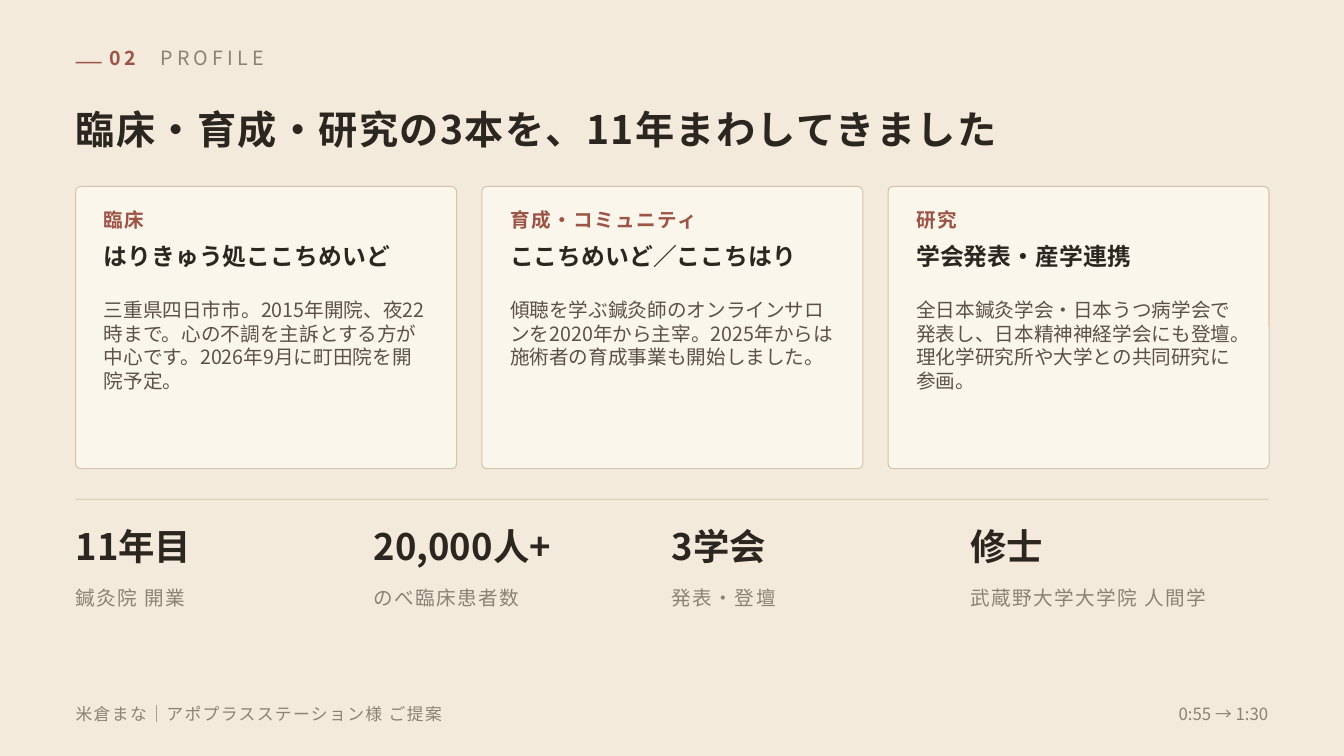
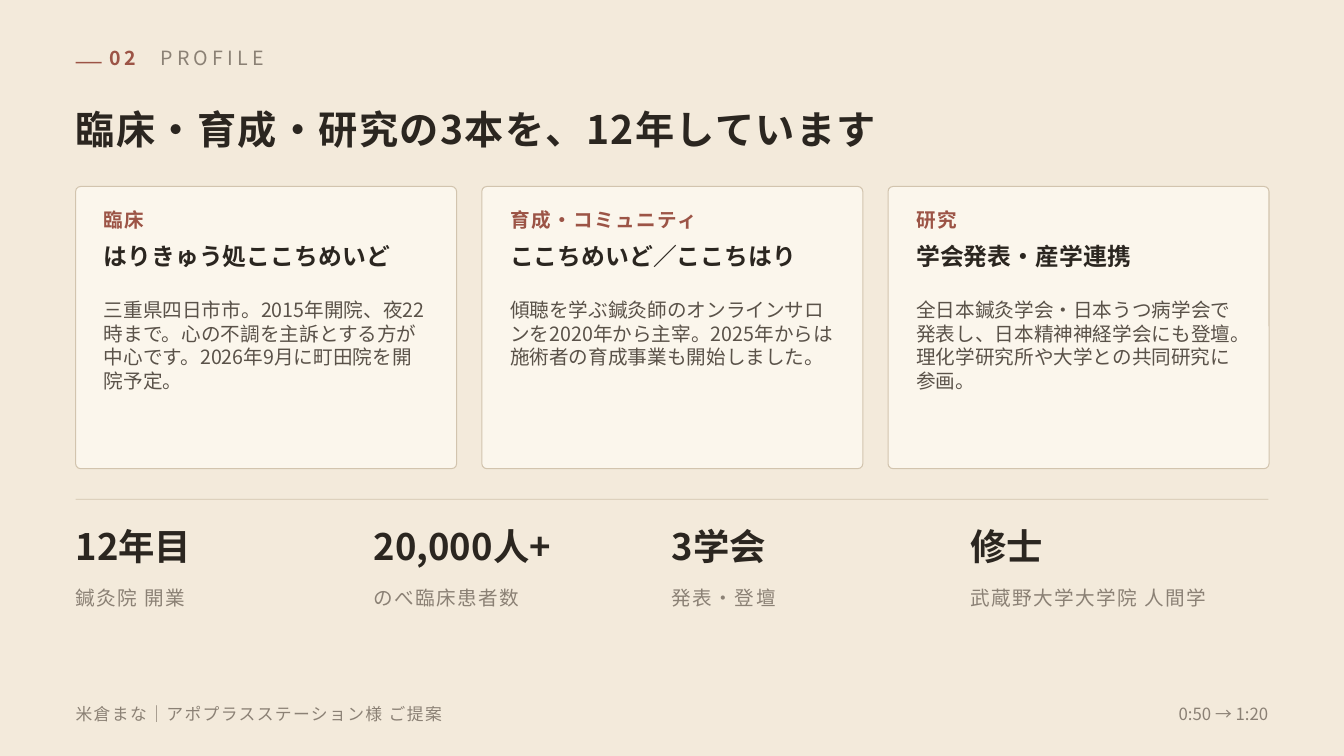
Before and after one commit to mananyon/manayonekura, a slide deck: slide 3 of proposals/米倉まな_アポプラスステーション様ご提案_導入.pptx. Drawn at 1344x756 pixels with LibreOffice and Linux fonts; fonts in the diff are those of the drawing. Boxes give left, top, right and bottom in pixels: in the first picture for what was removed or moved away, otherwise in the second. Text is boxed around its words. In the diff, an @@ line names an element or a change of style, - is before the commit and + after.

```diff
--- a/proposals/米倉まな_アポプラスステーション様ご提案_導入.pptx
+++ b/proposals/米倉まな_アポプラスステーション様ご提案_導入.pptx
@@ text at (76,110,876,148): text changed @@
-臨床・育成・研究の3本を、11年まわしてきました
+臨床・育成・研究の3本を、12年しています
@@ text at (76,529,192,564): text changed @@
-11年目
+12年目
@@ text at (1179,707,1269,720): text changed @@
-0:55 → 1:30
+0:50 → 1:20
```
Also in this commit, not shown: 10 other slides changed, 1 slide removed, 2 other files.
